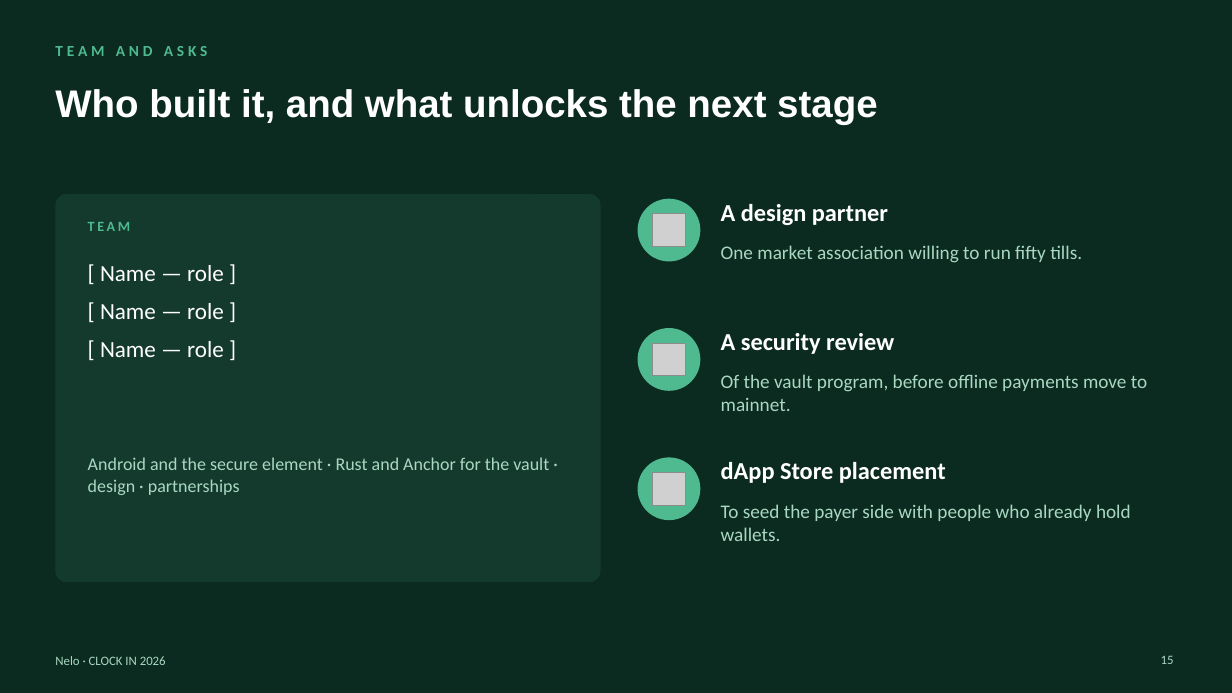
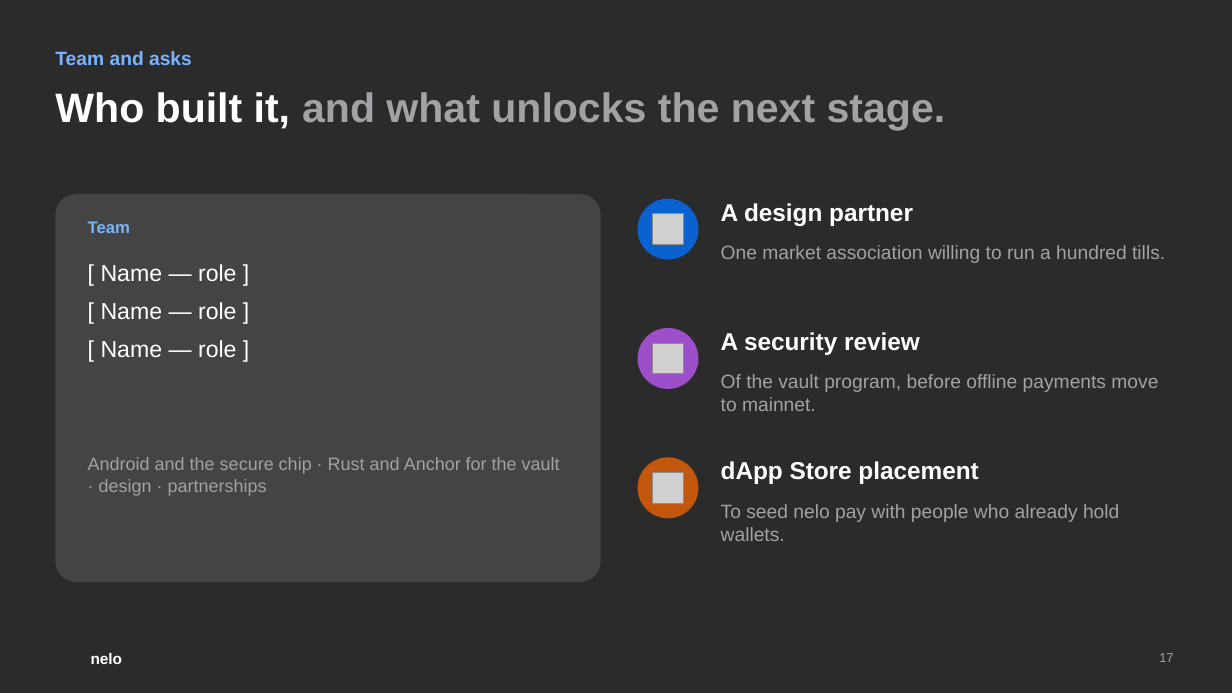
Before and after one commit to Udoka-AM/nelo, a slide deck: slide 17 of docs/deck/nelo-deck.pptx (slide 15 before the commit). Drawn at 1232x693 pixels with LibreOffice and Linux fonts; fonts in the diff are those of the drawing; grey boxes stand for pictures; background and template pictures are left out; a plain dark background stands for a picture behind light text. Boxes give left, top, right and bottom in pixels: in the first picture for what was removed or moved away, otherwise in the second. Text is boxed around its words. In the diff, an @@ line names an element or a change of style, - is before the commit and + after.

Commit message:
Deck in the site's brand; 300 businesses in year one; nelo pay revenue and services
The deck now uses the landing site's look: black aurora for the title, the
nelo pay slide and the close, light cards elsewhere, blue for business and
orange for nelo pay, two-tone headlines, the gradient mark, and the real app
stills in phone frames. The title is 'Every business can now take payments on
Solana. Even when the network is down.'

Year one is 300 businesses (100 in the first 90 days). A new slide sets out
nelo pay's services from month six: cash out, savings with yield, bills,
stocks and real-world assets, and an agent payments API, each with its fee
and launch month. A three-year projection adds their revenue, and agent
volume, to the business fees. UseAzza joins paj.cash as a payout partner with
9+ more currencies, declared as integration next. The video script follows
the new deck.

```diff
--- a/docs/deck/nelo-deck.pptx
+++ b/docs/deck/nelo-deck.pptx
@@ background #0B2A20 to picture (left out) @@
@@ text at (x1=55, y1=51, x2=192, y2=65): text changed; size 12 to 15 pt; font Calibri to Arial; text colour #4FB98F to #7AB4FF @@
-TEAM AND ASKS
+Team and asks
@@ title at (x1=55, y1=92, x2=946, y2=130): text changed; size 30 to 32 pt; text colour #FFFFFF to #A1A1A6 @@
-Who built it, and what unlocks the next stage
+Who built it, and what unlocks the next stage.
@@ rounded rectangle at (x1=55, y1=194, x2=601, y2=582): fill #143A2E to #FFFFFF at 12% opacity; proportions changed @@
@@ ellipse at (x1=638, y1=199, x2=699, y2=260): fill #4FB98F to #0A62D0 @@
@@ text at (x1=88, y1=221, x2=130, y2=233): text changed; size 11 to 13 pt; font Calibri to Arial; text colour #4FB98F to #7AB4FF @@
-TEAM
+Team
@@ text at (x1=721, y1=245, x2=1165, y2=263): text changed; font Calibri to Arial; text colour #A9D8C2 to #A1A1A6 @@
-One market association willing to run fifty tills.
+One market association willing to run a hundred tills.
@@ ellipse at (x1=638, y1=328, x2=699, y2=389): fill #4FB98F to #9C4FC9 @@
@@ text "Of the vault program, before ..." at (x1=721, y1=374, x2=1158, y2=411): font Calibri to Arial, text colour #A9D8C2 to #A1A1A6 @@
@@ text at (x1=88, y1=457, x2=560, y2=496): text changed; font Calibri to Arial; text colour #A9D8C2 to #A1A1A6 @@
-Android and the secure element · Rust and Anchor for the vault · design · partnerships
+Android and the secure chip · Rust and Anchor for the vault · design · partnerships
@@ ellipse at (x1=638, y1=457, x2=699, y2=518): fill #4FB98F to #C2560C @@
@@ font Calibri to Arial in 4 elements at (x1=101, y1=264, x2=237, y2=357), (x1=721, y1=203, x2=913, y2=226), (x1=721, y1=332, x2=920, y2=355), (x1=721, y1=461, x2=978, y2=484) @@
@@ text at (x1=721, y1=504, x2=1119, y2=541): text changed; font Calibri to Arial; text colour #A9D8C2 to #A1A1A6 @@
-To seed the payer side with people who already hold wallets.
+To seed nelo pay with people who already hold wallets.
@@ text removed at (x1=55, y1=656, x2=166, y2=665) @@
-Nelo · CLOCK IN 2026
@@ text added at (x1=91, y1=653, x2=123, y2=664), 12 pt, text #FFFFFF, bold @@
+nelo
@@ page number added at (x1=1159, y1=653, x2=1173, y2=662), 10 pt, text #A1A1A6 @@
+17
@@ page number removed at (x1=1161, y1=656, x2=1174, y2=664) @@
-15
```
Also in this commit, not shown: 11 other slides changed, 5 slides added, 3 slides removed, 1 other file.
